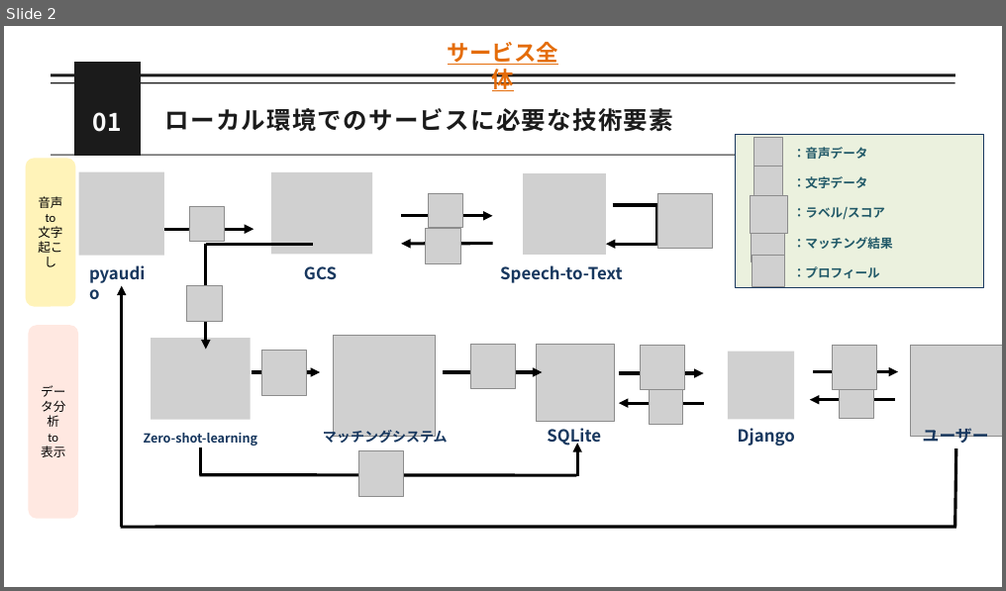
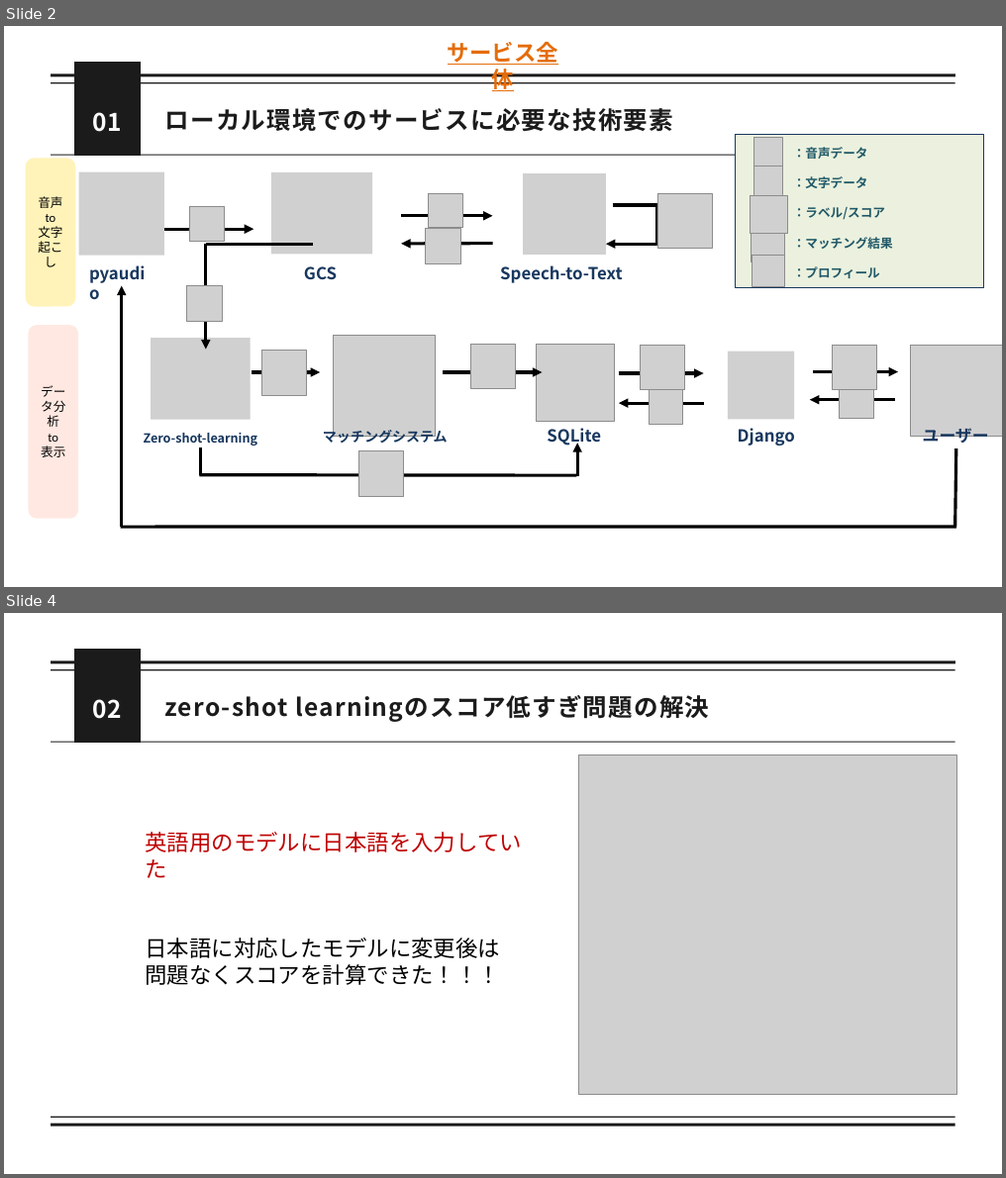
Before and after one commit to momok47/kokoronia, a slide deck: docs/ミーティング/発表資料/25_0725_進捗.pptx. Shown one above the other, each under a label of ours: slide 2 before the commit, slides 2 and 4 after it; the slides between them are not shown. The pictures are 1006x591 and 1006x1178 pixels, drawn with LibreOffice and Linux fonts; fonts in the diff are those of the drawing; grey boxes stand for pictures. Boxes give left, top, right and bottom in pixels: in the first picture for what was removed or moved away, otherwise in the second. Text is boxed around its words. In the diff, an @@ line names an element or a change of style, - is before the commit and + after.

```diff
--- a/docs/ミーティング/発表資料/25_0725_進捗.pptx
+++ b/docs/ミーティング/発表資料/25_0725_進捗.pptx
@@ slide 4 added at (4, 613, 1002, 1174), background #FFFFFF @@
@@ line added from (51, 670) to (955, 670), #1B1B1B 1.5 pt @@
@@ line added from (51, 663) to (955, 663), #1B1B1B 4.5 pt @@
@@ freeform shape added at (74, 649, 141, 743), fill #1B1B1B @@
@@ text added at (93, 699, 122, 719), 35 pt, text #FAFAFA, bold @@
+02
@@ text added at (165, 695, 709, 722), 35 pt, text #1B1B1B, bold @@
+zero-shot learningのスコア低すぎ問題の解決
@@ line added from (51, 742) to (955, 742), #1B1B1B 1.5 pt @@
@@ picture added at (578, 755, 956, 1094) @@
@@ text added at (146, 832, 522, 985), 32 pt, text #000000 @@
+英語用のモデルに日本語を入力していた
+日本語に対応したモデルに変更後は
+問題なくスコアを計算できた！！！
@@ line added from (51, 1117) to (955, 1117), #1B1B1B 1.5 pt @@
@@ line added from (51, 1125) to (955, 1125), #1B1B1B 4.5 pt @@
```
Also in this commit, not shown: 2 slides changed, 3 other slides added, 2 slides removed, 14 other files.
